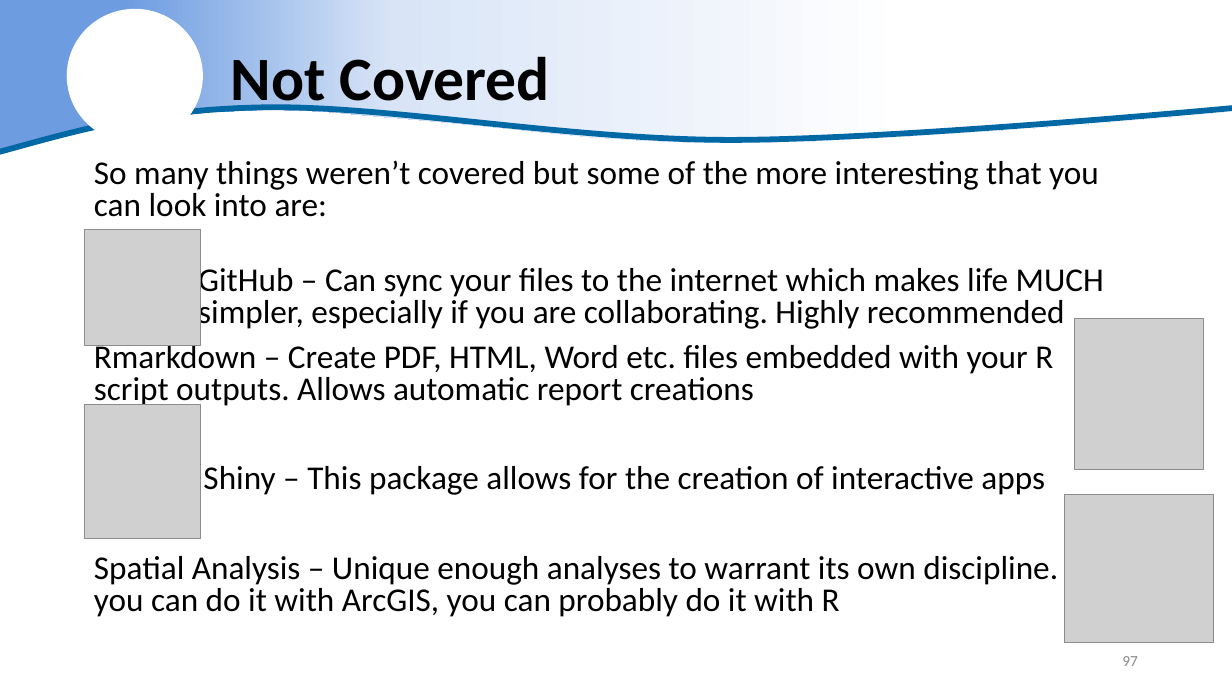
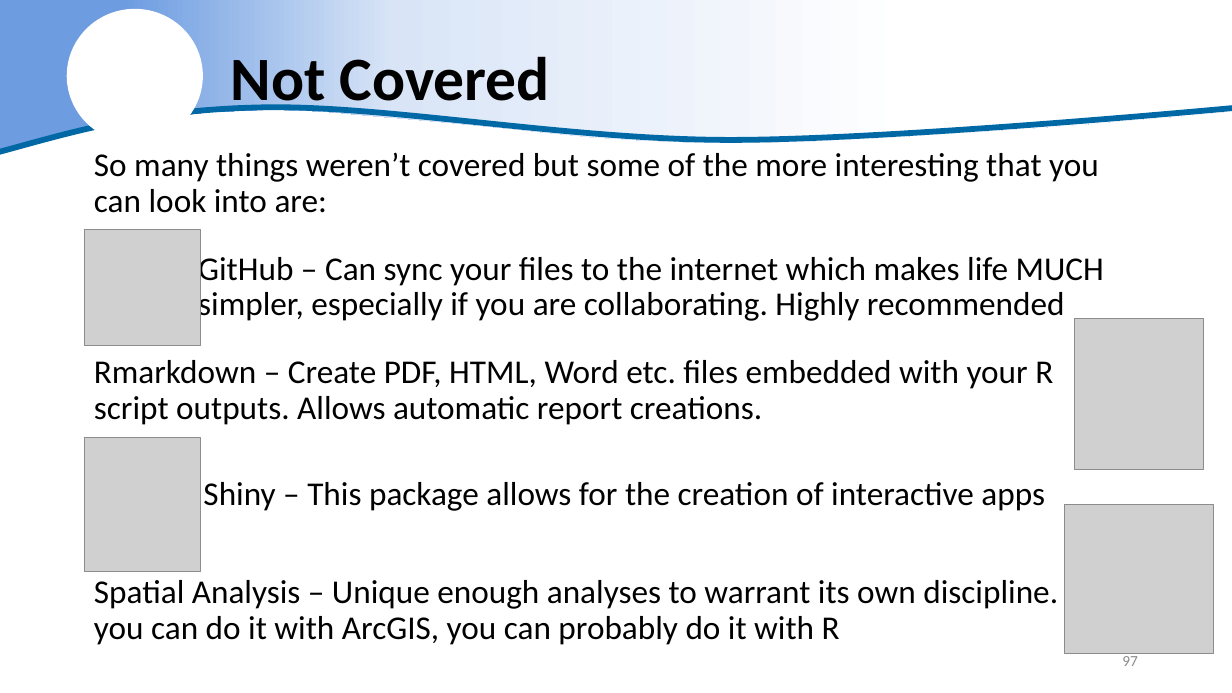
Before and after one commit to justinpriest/R_Intro_ADFG, a slide deck: slide 97 of The Basics of R.pptx. Drawn at 1232x693 pixels with LibreOffice and Linux fonts; fonts in the diff are those of the drawing; grey boxes stand for pictures; background and template pictures are left out. Boxes give left, top, right and bottom in pixels: in the first picture for what was removed or moved away, otherwise in the second. Text is boxed around its words. In the diff, an @@ line names an element or a change of style, - is before the commit and + after.

```diff
--- a/The Basics of R.pptx
+++ b/The Basics of R.pptx
@@ text "So many things weren’t covered ...": place and size @@
-text "So many things weren’t covered ..." at [94, 160, 1104, 617]
+text "So many things weren’t covered ..." at [94, 152, 1104, 645]
@@ text at [94, 152, 1104, 645]: line spacing 0.8 to 0.9 @@
@@ text at [94, 360, 1053, 425]: text changed @@
-Rmarkdown – Create PDF, HTML, Word etc. files embedded with your R script outputs. Allows automatic report creations
+Rmarkdown – Create PDF, HTML, Word etc. files embedded with your R script outputs. Allows automatic report creations.
@@ picture: place and size @@
-picture at [85, 405, 201, 539]
+picture at [85, 438, 201, 572]
@@ picture: place and size @@
-picture at [1065, 494, 1214, 643]
+picture at [1065, 505, 1214, 653]
```
Also in this commit, not shown: 8 other slides changed, 1 other file.
